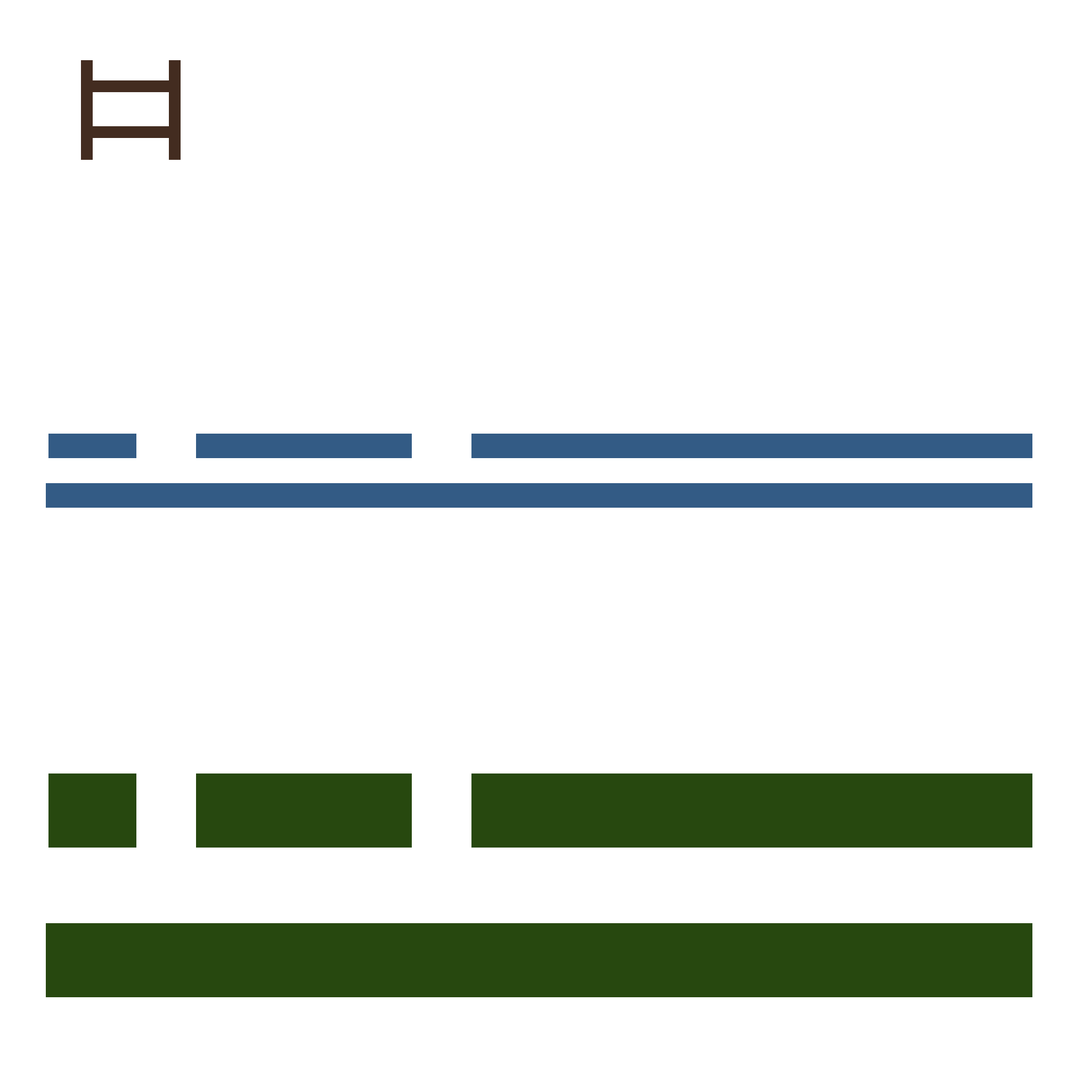
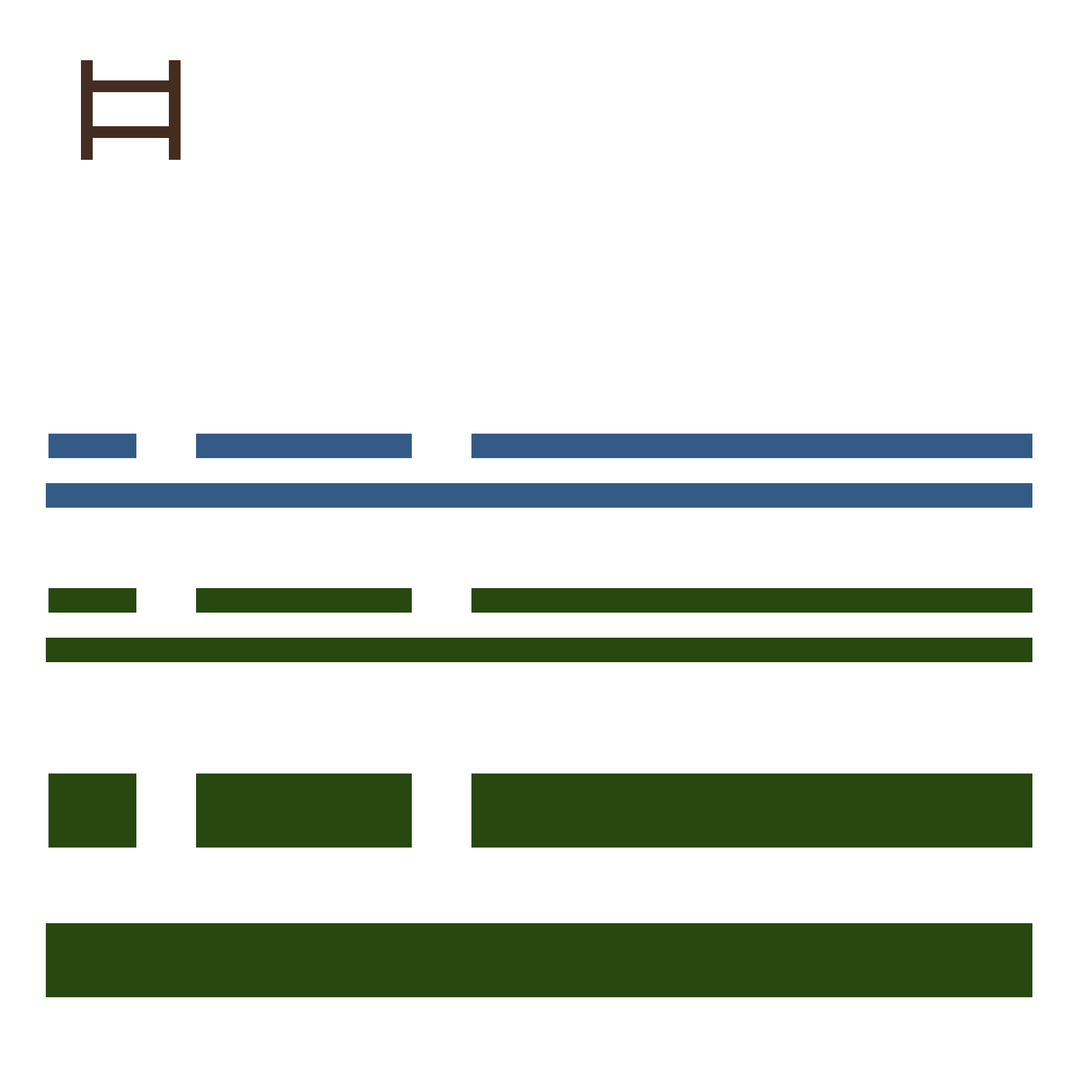
Comparing the layer stacks of the two 1091px x 1091px images. Changes:
added layer "Layer 3 copy 2" above "Layer 4 copy 2" over (48, 588, 137, 613)
added layer "Layer 4 copy 2" above "Layer 5 copy 2" over (196, 588, 412, 613)
added layer "Layer 5 copy 2" above "Layer 2 copy 2" over (471, 588, 1033, 613)
added layer "Layer 2 copy 2" above "Layer 3 copy" over (45, 637, 1033, 663)
